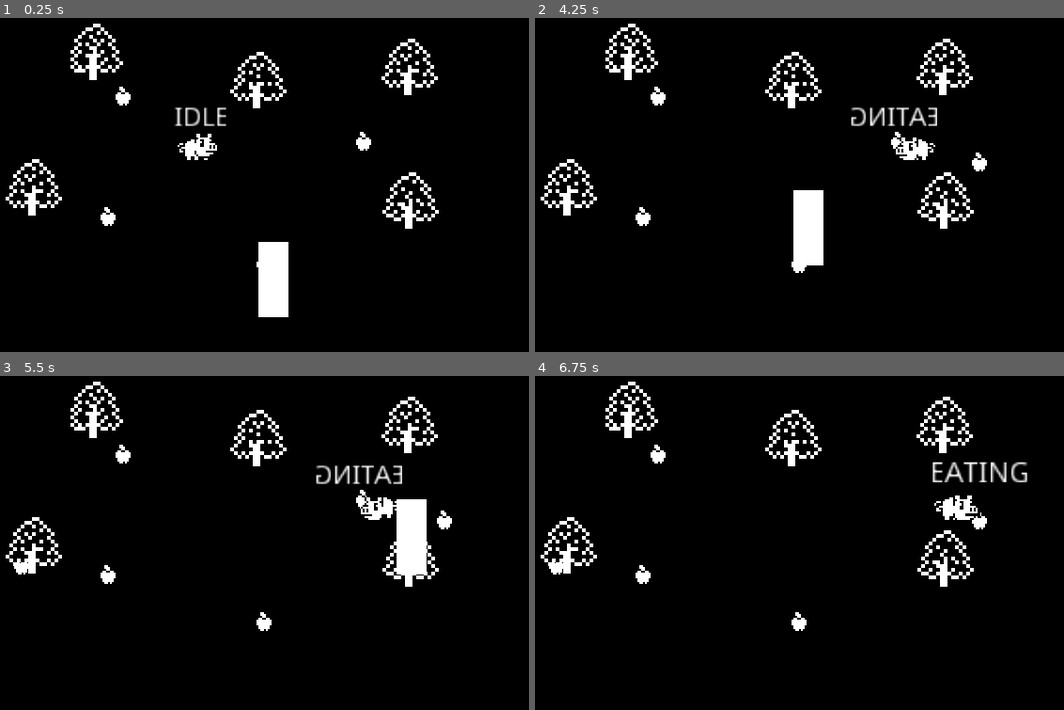
Above: before the commit, frames 1-4 (two rows, left to right).
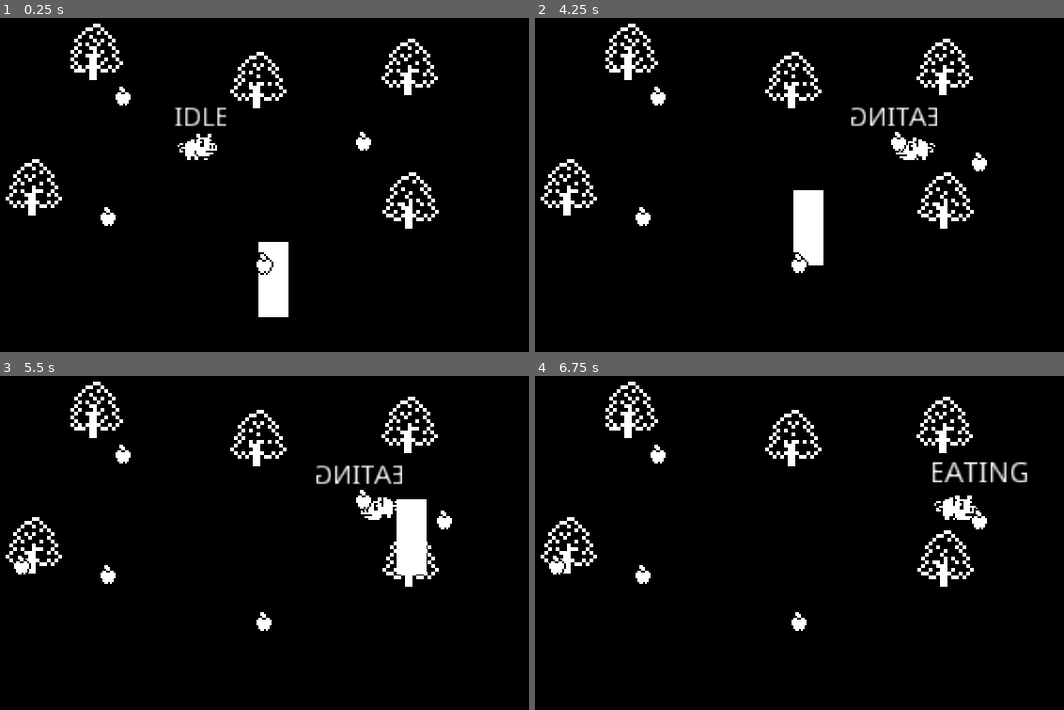
Above: after the commit, the same moments.

Repository: fguillen/PiggyTheApplesAndTheGuard
Game: Godot game, scene res://Word.tscn
The game is run twice, just before and just after one commit, with the same random seed, the same clock (stepped at 60 frames per second) and the same inputs.
Inputs:
- Up to frame 1 (0.25 s): no input
- Up to frame 2 (4.25 s): hold Right (ui_right) 0.53-1.28 s; hold Down (ui_down) 1.28-2.03 s; hold Right (ui_right) 2.03-2.78 s; hold Up (ui_up) 2.78-3.53 s; hold Left (ui_left) from 3.53 s (still down)
- Up to frame 3 (5.5 s): release Left (ui_left) at 5.03 s; hold Down (ui_down) from 5.03 s (still down)
- Up to frame 4 (6.75 s): release Down (ui_down) at 5.78 s; hold Right (ui_right) 5.78-6.53 s; hold Up (ui_up) from 6.53 s (still down)

The runs differ from the first frame. In frame 1, less than 0.1% of the frame differs, in the area x 48-52%, y 70-77%; in frame 2, less than 0.1%; in frame 3, less than 0.1%, in the area x 2-71%, y 35-59%; in frame 4, less than 0.1%.

Commit message:
Specilized area for Pig Body

Diff:
--- a/Apple.tscn
+++ b/Apple.tscn
@@ -11,7 +11,8 @@
 collision_mask = 0
 script = ExtResource( 2 )
 
-[node name="Apple" type="Sprite" parent="."]
+[node name="Sprite" type="Sprite" parent="."]
+z_index = 20
 texture = ExtResource( 1 )
 
 [node name="CollisionShape2D" type="CollisionShape2D" parent="."]
--- a/Pig.gd
+++ b/Pig.gd
@@ -117,16 +117,18 @@
 	elif direction.x < 0:
 		scale.x = -size
 
-func _on_Pig_area_exited(area:Area2D):
-	if area is WorldTree:
-		set_hidden(false)
 
 func _on_Pig_area_entered(area:Area2D):
-	if area is WorldTree:
-		set_hidden(true)
-
 	if area is Apple:
 		apple_eat_ini(area)
 
 func _on_TimerEating_timeout():
 	apple_eat_end()
+
+func _on_BodyArea_area_exited(area:Area2D):
+	if area is WorldTree:
+		set_hidden(false)
+
+func _on_BodyArea_area_entered(area:Area2D):
+	if area is WorldTree:
+		set_hidden(true)
--- a/Pig.tscn
+++ b/Pig.tscn
@@ -56,6 +56,9 @@
 "values": [ 1, 2, 0 ]
 }
 
+[sub_resource type="RectangleShape2D" id=6]
+extents = Vector2( 4.5, 4 )
+
 [node name="Pig" type="Area2D"]
 collision_layer = 2
 collision_mask = 5
@@ -85,6 +88,14 @@
 [node name="TimerEating" type="Timer" parent="."]
 one_shot = true
 
+[node name="BodyArea" type="Area2D" parent="."]
+
+[node name="CollisionShape2D" type="CollisionShape2D" parent="BodyArea"]
+position = Vector2( 0.5, 4 )
+shape = SubResource( 6 )
+
 [connection signal="area_entered" from="." to="." method="_on_Pig_area_entered"]
 [connection signal="area_exited" from="." to="." method="_on_Pig_area_exited"]
 [connection signal="timeout" from="TimerEating" to="." method="_on_TimerEating_timeout"]
+[connection signal="area_entered" from="BodyArea" to="." method="_on_BodyArea_area_entered"]
+[connection signal="area_exited" from="BodyArea" to="." method="_on_BodyArea_area_exited"]
Not shown: 1 places in Pig.tscn that only renumber resources
Binary file changed: Pig_hidden.png
